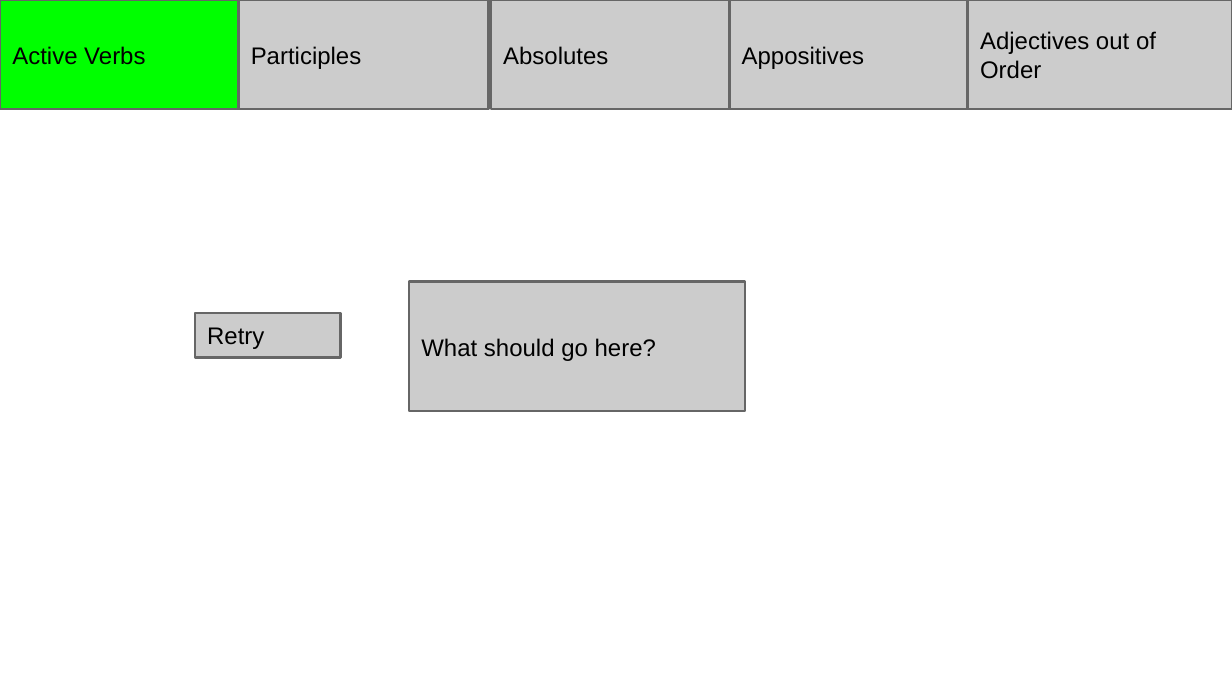
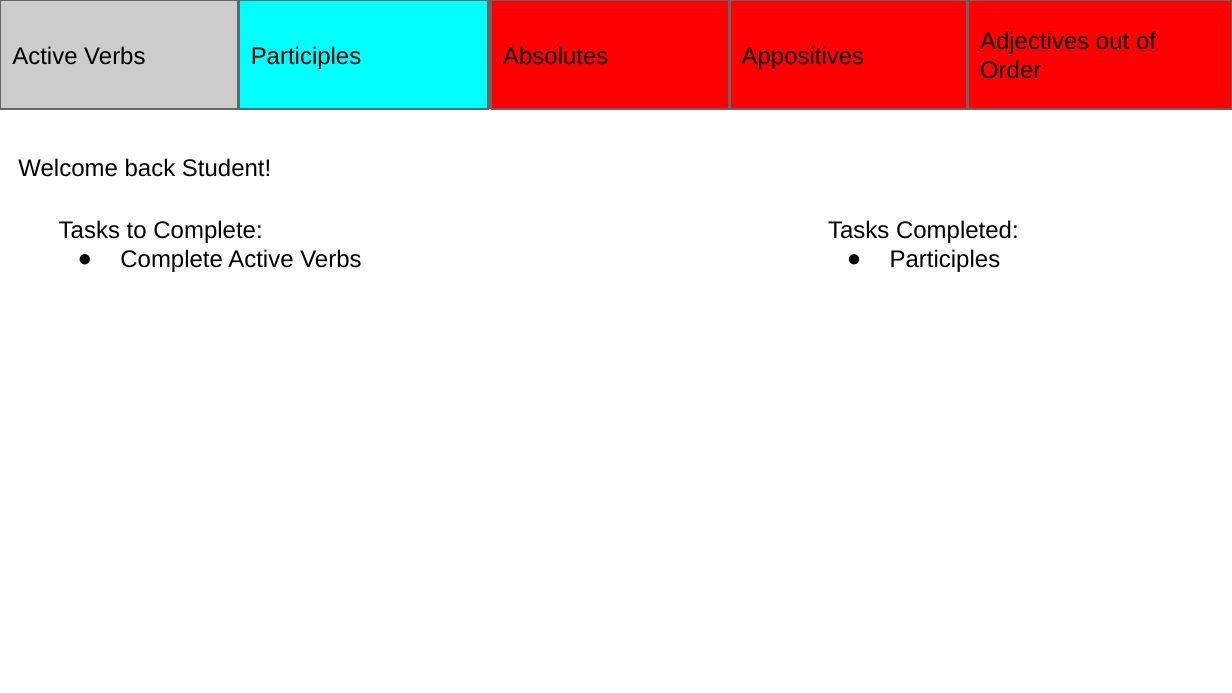
Before and after one commit to nealyoung/GrammarBrushstrokes, a slide deck: slide 2 of Mock-Up 1.pptx (slide 6 before the commit). Drawn at 1232x693 pixels with LibreOffice and Linux fonts; fonts in the diff are those of the drawing. Boxes give left, top, right and bottom in pixels: in the first picture for what was removed or moved away, otherwise in the second. Text is boxed around its words. In the diff, an @@ line names an element or a change of style, - is before the commit and + after.

```diff
--- a/Mock-Up 1.pptx
+++ b/Mock-Up 1.pptx
@@ rectangle "Active Verbs" at (0, 0, 239, 110): fill #00FF00 to #CCCCCC @@
@@ rectangle "Participles" at (239, 0, 489, 110): fill #CCCCCC to #00FFFF @@
@@ fill #CCCCCC to #FF0000 in 3 elements at (490, 0, 729, 110), (729, 0, 968, 110), (968, 0, 1232, 110) @@
@@ text added at (18, 158, 271, 177), 14 pt, text #000000 @@
+Welcome back Student!
@@ text added at (59, 220, 361, 272), 14 pt, text #000000 @@
+Tasks to Complete:
+● Complete Active Verbs
@@ text added at (828, 220, 1019, 272), 14 pt, text #000000 @@
+Tasks Completed:
+● Participles
@@ rectangle removed at (409, 282, 745, 411) @@
-What should go here?
@@ rectangle removed at (195, 313, 340, 357) @@
-Retry
```
Also in this commit, not shown: 4 other slides changed, 6 slides added.
